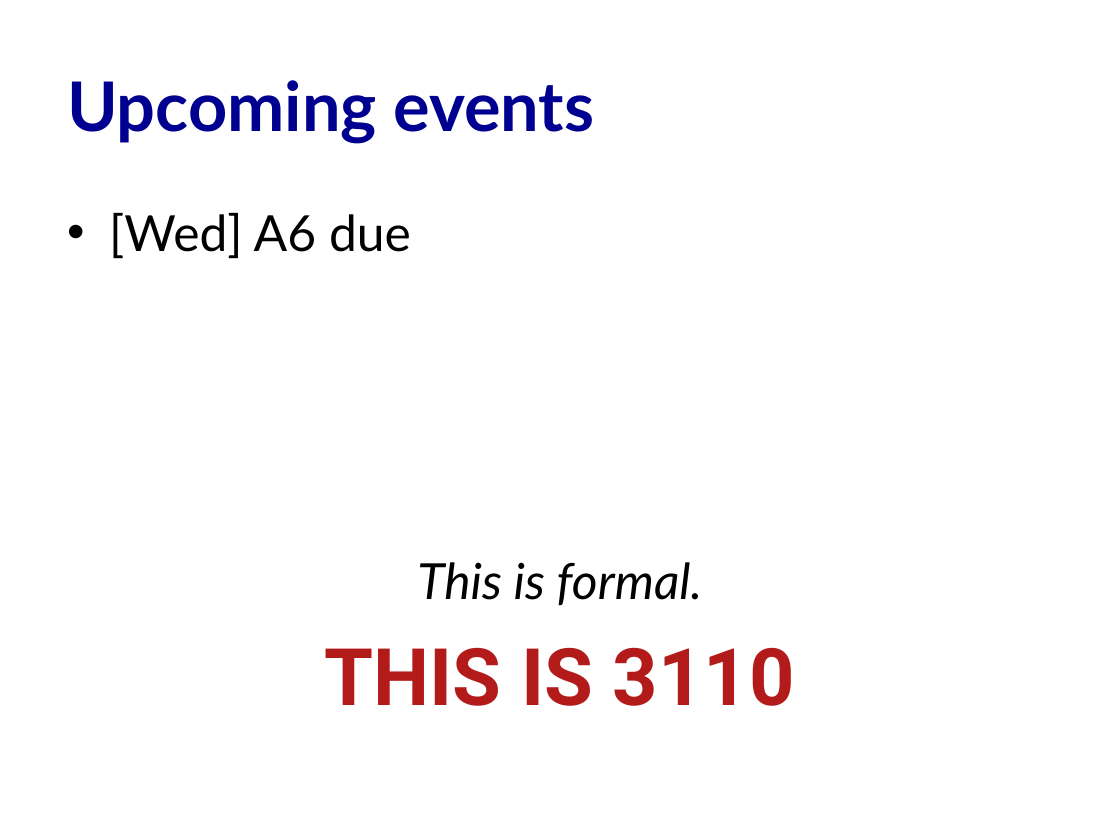
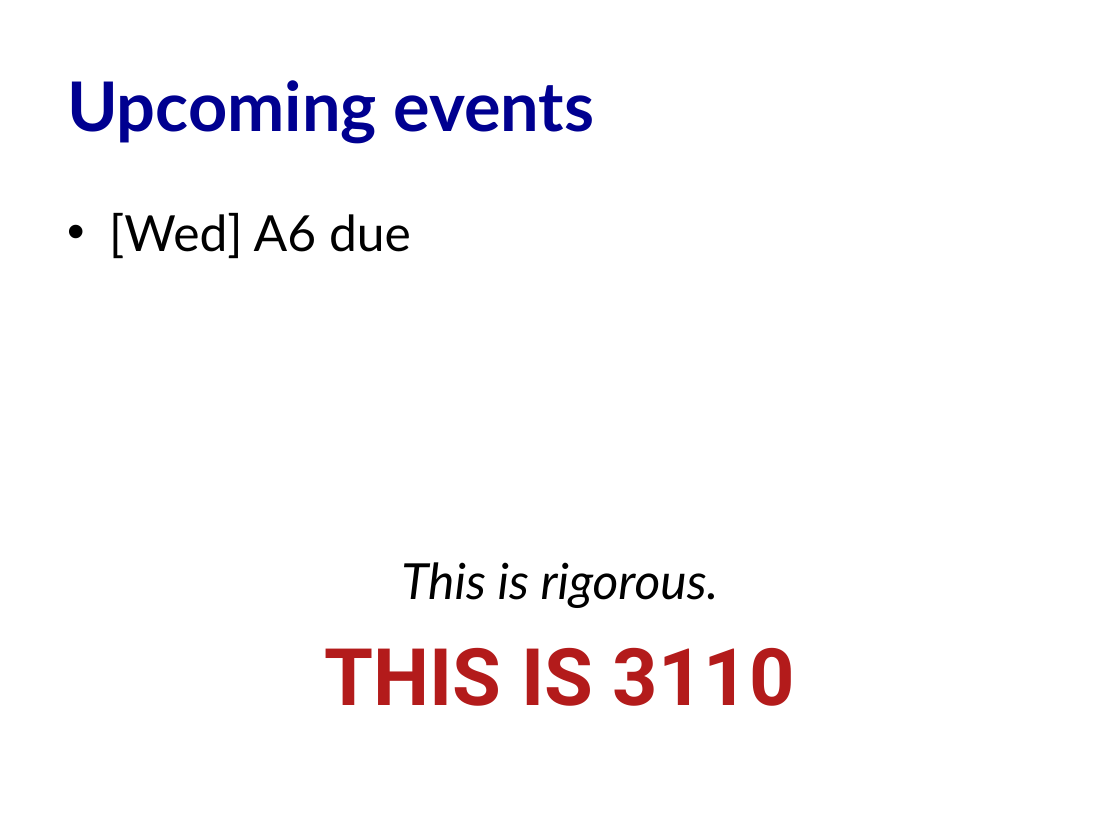
Before and after one commit to cs3110/materials-2019fa, a slide deck: slide 35 of 20-proofs/lec.pptx (slide 40 before the commit). Drawn at 1120x840 pixels with LibreOffice and Linux fonts; fonts in the diff are those of the drawing. Boxes give left, top, right and bottom in pixels: in the first picture for what was removed or moved away, otherwise in the second. Text is boxed around its words. In the diff, an @@ line names an element or a change of style, - is before the commit and + after.

```diff
--- a/20-proofs/lec.pptx
+++ b/20-proofs/lec.pptx
@@ text at <box>401,562,719,608</box>: text changed @@
-This is formal.
+This is rigorous.
```
Also in this commit, not shown: 1 other slide changed, 5 slides removed, 7 other files.
